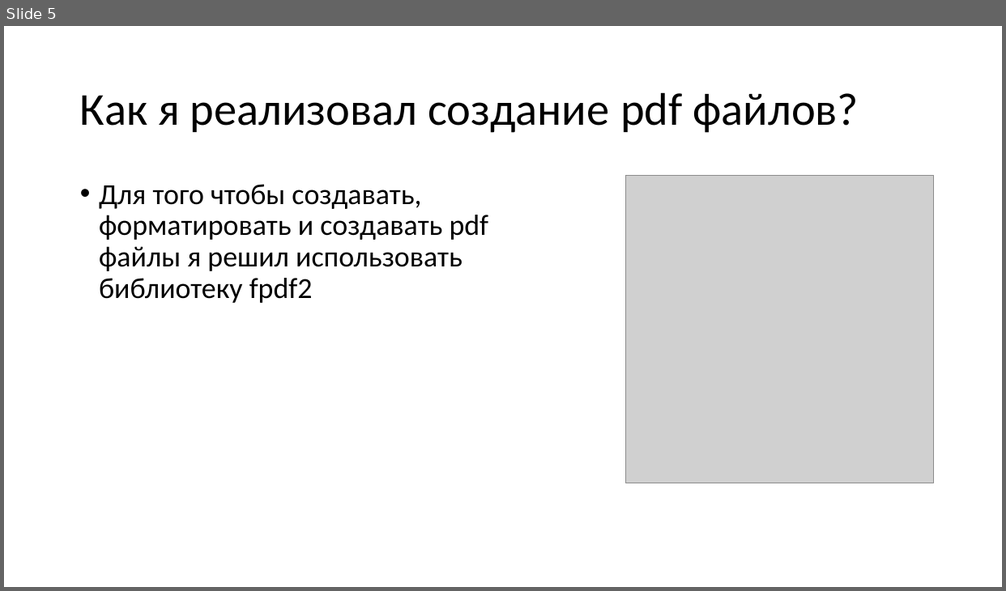
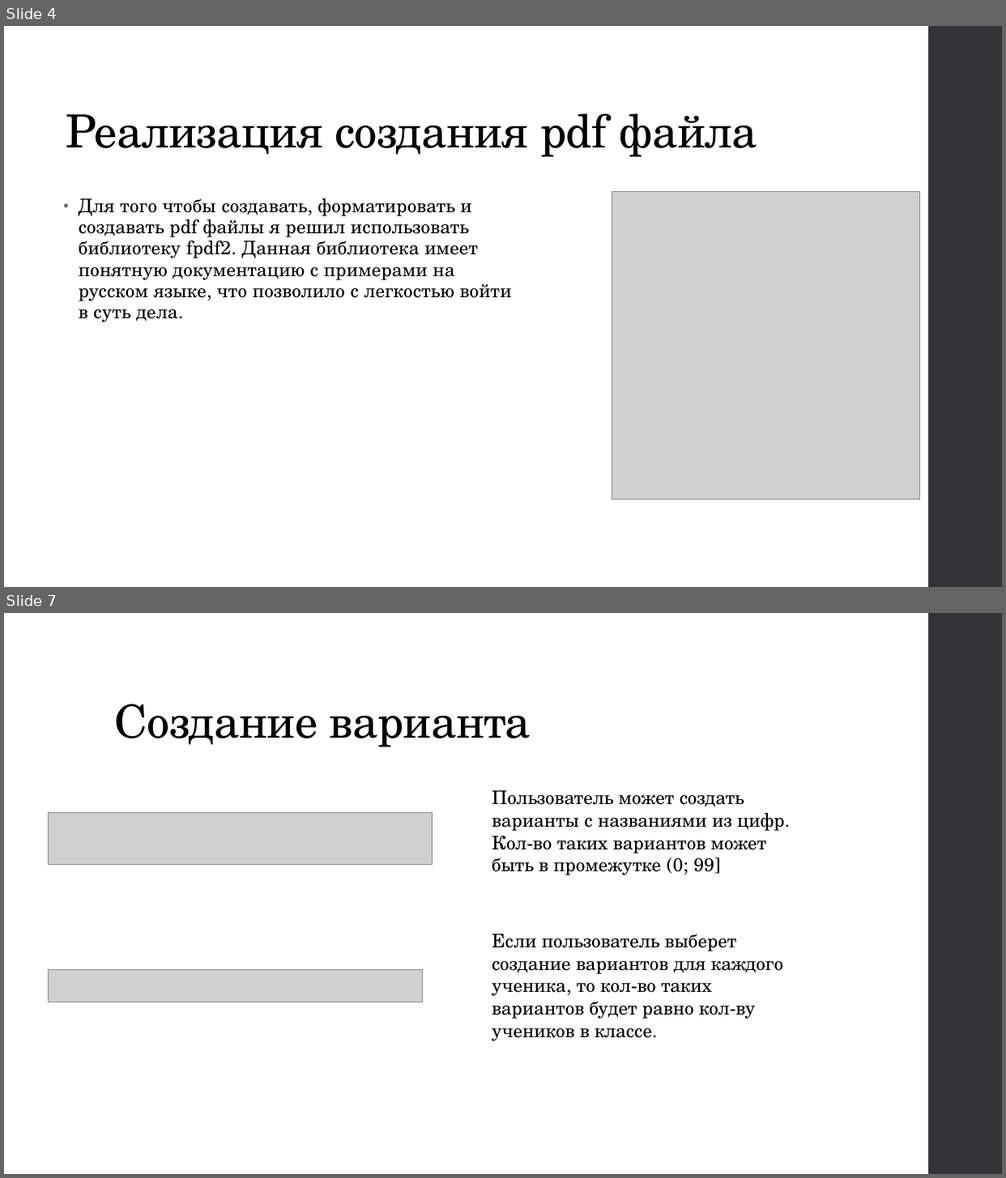
Before and after one commit to Roplik/CBC, a slide deck: python_project.pptx. Shown one above the other, each under a label of ours: slide 5 before the commit, slides 4 and 7 after it; the slides between them are not shown. The pictures are 1006x591 and 1006x1178 pixels, drawn with LibreOffice and Linux fonts; fonts in the diff are those of the drawing; grey boxes stand for pictures. Boxes give left, top, right and bottom in pixels: in the first picture for what was removed or moved away, otherwise in the second. Text is boxed around its words. In the diff, an @@ line names an element or a change of style, - is before the commit and + after.

```diff
--- a/python_project.pptx
+++ b/python_project.pptx
@@ slide 7 added at (x1=4, y1=613, x2=1002, y2=1174), background #FFFFFF; not listed: 1 template element that a slide beside it also shows @@
@@ title added at (x1=115, y1=704, x2=531, y2=747), 44 pt, text #000000 @@
+Создание варианта
@@ text added at (x1=492, y1=790, x2=785, y2=875), 18 pt, text #000000 @@
+Пользователь может создать варианты с названиями из цифр. Кол-во таких вариантов может быть в промежутке (0; 99]
@@ picture added at (x1=49, y1=813, x2=432, y2=865) @@
@@ text added at (x1=492, y1=934, x2=783, y2=1041), 18 pt, text #000000 @@
+Если пользователь выберет создание вариантов для каждого ученика, то кол-во таких вариантов будет равно кол-ву учеников в классе.
@@ picture added at (x1=49, y1=970, x2=423, y2=1003) @@
@@ what was slide 5 is now slide 4 @@
@@ slide 4 changed as well @@
@@ rectangle added at (x1=928, y1=26, x2=1002, y2=587), fill #353537 @@
@@ title "Реализация создания pdf файла" at (x1=66, y1=113, x2=758, y2=157): vertical alignment middle to bottom @@
@@ title at (x1=66, y1=113, x2=758, y2=157): text changed; font Calibri to TeX Gyre Schola @@
-Как я реализовал создание pdf файлов?
+Реализация создания pdf файла
@@ picture moved from (x1=626, y1=176, x2=934, y2=484) to (x1=612, y1=191, x2=920, y2=499) @@
@@ text at (x1=79, y1=199, x2=512, y2=322): text changed; size 28 to 18 pt; font Calibri to TeX Gyre Schola @@
-• Для того чтобы создавать, форматировать и создавать pdf файлы я решил использовать библиотеку fpdf2
+• Для того чтобы создавать, форматировать и создавать pdf файлы я решил использовать библиотеку fpdf2. Данная библиотека имеет понятную документацию с примерами на русском языке, что позволило с легкостью войти в суть дела.
```
Also in this commit, not shown: 3 other slides changed, 4 other slides added, 4 slides removed.
